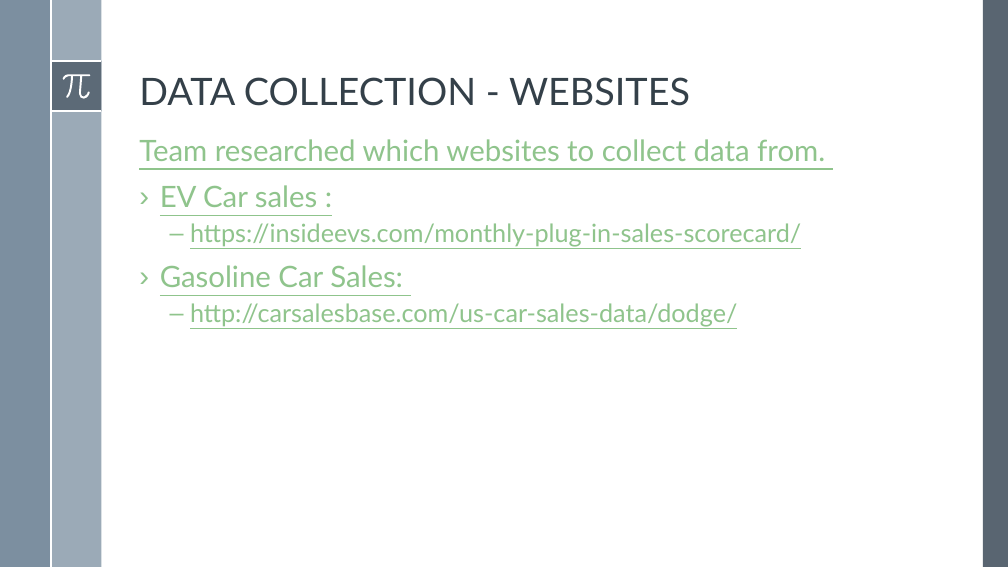
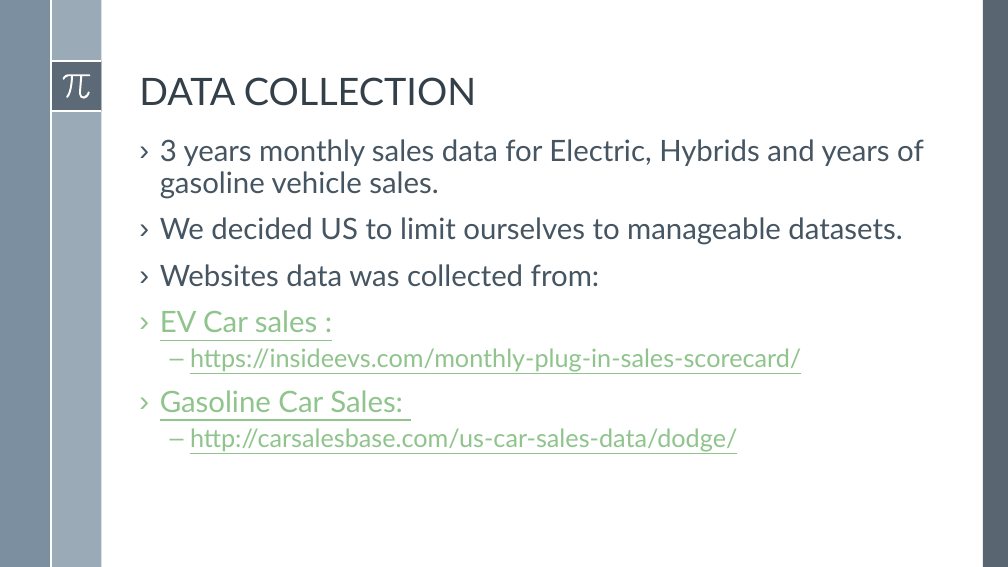
Before and after one commit to SpenserHilton/BootcampProj1, a slide deck: slide 5 of Project1_Presentation_EV.pptx. Drawn at 1008x567 pixels with LibreOffice and Linux fonts; fonts in the diff are those of the drawing. Boxes give left, top, right and bottom in pixels: in the first picture for what was removed or moved away, otherwise in the second. Text is boxed around its words. In the diff, an @@ line names an element or a change of style, - is before the commit and + after.

Commit message:
Adding project presentation Excel Analysis and Gasoline vs EV ipynb

```diff
--- a/Project1_Presentation_EV.pptx
+++ b/Project1_Presentation_EV.pptx
@@ title at (139,77,476,106): text changed @@
-DATA COLLECTION - WEBSITES
+DATA COLLECTION
@@ text at (160,139,924,286): text changed; text colour #8FC48C to #465562 @@
-Team researched which websites to collect data from.
+› 3 years monthly sales data for Electric, Hybrids and years of gasoline vehicle sales.
+› We decided US to limit ourselves to manageable datasets.
+› Websites data was collected from:
```
Also in this commit, not shown: 5 other slides changed, 10 slides added, 12 slides removed, 5 other files.
